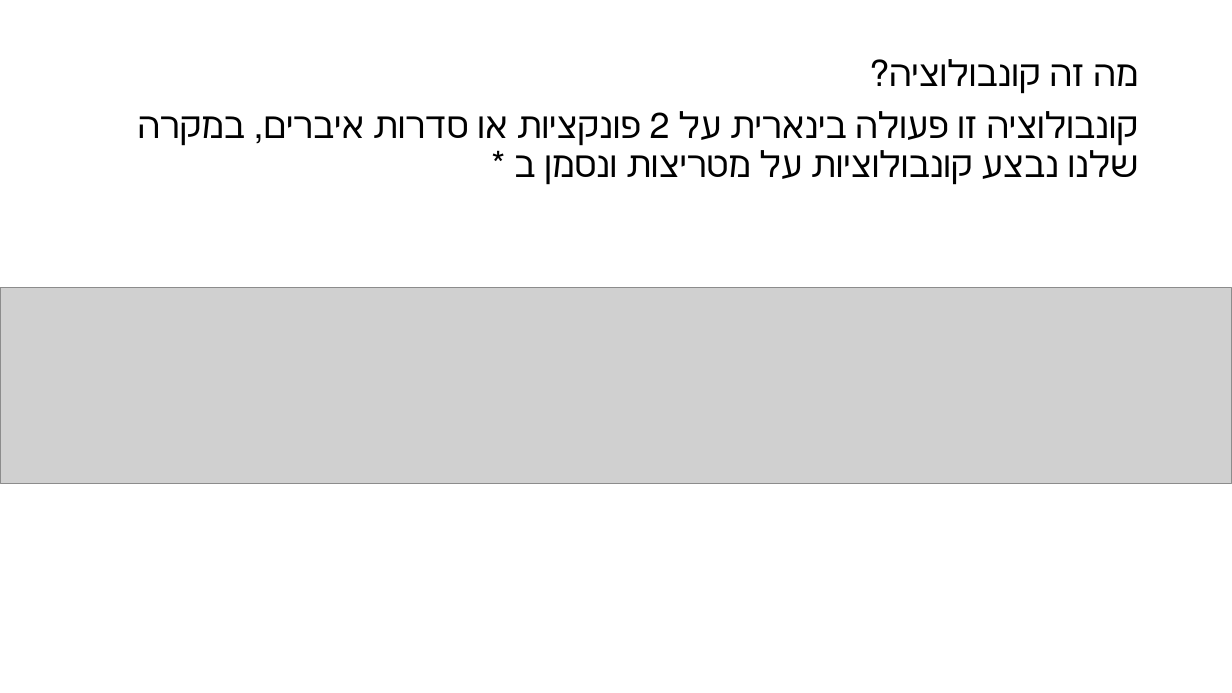
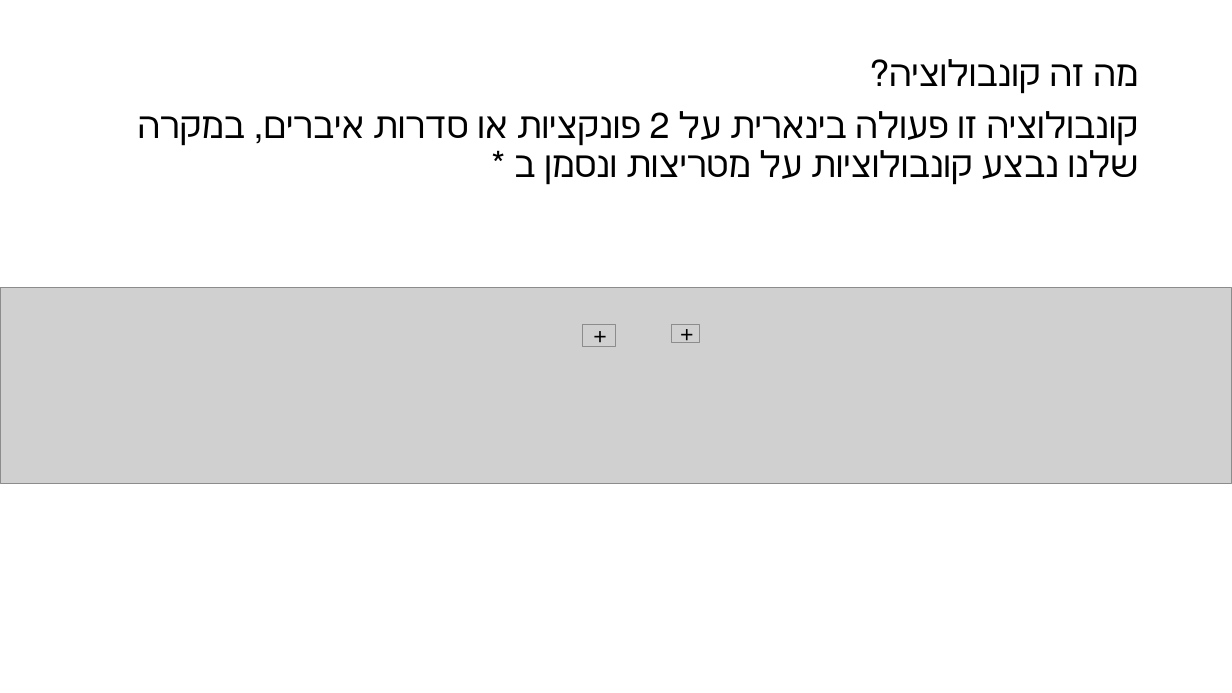
Before and after one commit to benyamindarmoni/Edge-Detection, a slide deck: slide 12 of מצגת.pptx (slide 11 before the commit). Drawn at 1232x693 pixels with LibreOffice and Linux fonts; fonts in the diff are those of the drawing; grey boxes stand for pictures. Boxes give left, top, right and bottom in pixels: in the first picture for what was removed or moved away, otherwise in the second. Text is boxed around its words. In the diff, an @@ line names an element or a change of style, - is before the commit and + after.

```diff
--- a/מצגת.pptx
+++ b/מצגת.pptx
@@ picture added at <box>582,324,616,347</box> @@
@@ text added at <box>582,315,616,352</box>, 18 pt, text #000000 @@
++
@@ text added at <box>669,313,702,350</box>, 18 pt, text #000000 @@
++
@@ picture added at <box>672,324,700,343</box> @@
```
Also in this commit, not shown: 13 other slides changed, 23 slides added, 10 slides removed.
